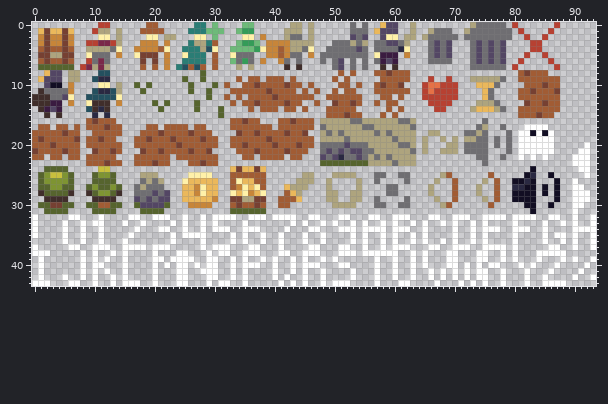
Two versions of one pixel-art file, sprites.ase. This is how it looked before the edit.
94x44 pixels, 1 frame.
The same view after the edit:
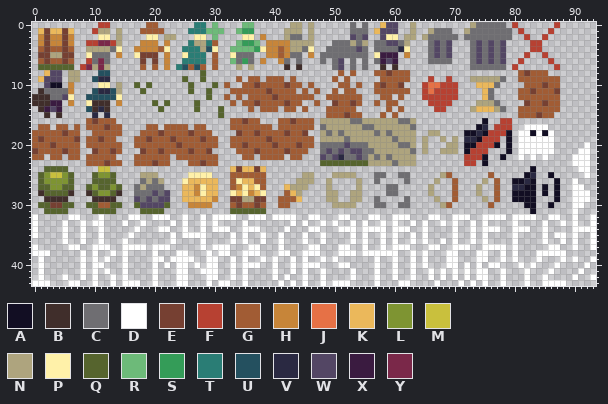
Palette (. is transparent): A #120e23  B #402e2b  C #6f6e72  D #ffffff  E #764032  F #b74132  G #a15c34  H #c78539  J #e67146  K #ebb85b  L #7e9432  M #c9c03d  N #aea47e  P #fff1a9  Q #56642e  R #6dba79  S #349c58  T #2a7d75  U #24505f  V #2a2942  W #534664  X #3a1b40  Y #7a2849
The exact change:
Changed rows in their new state; - is an unchanged pixel.
Layer "Terrain":
first column x 72:
16 ---A--FF
17 --AV-FFF
18 AAVAFFFA
19 VVAFFF-A
20 AAFFFA-A
21 AFFF---A
22 FFFA--A-
23 FF-A----
Pixel boxes of the changes (left, top, right, bottom) in both pictures:
changed: (464, 118, 512, 166)
